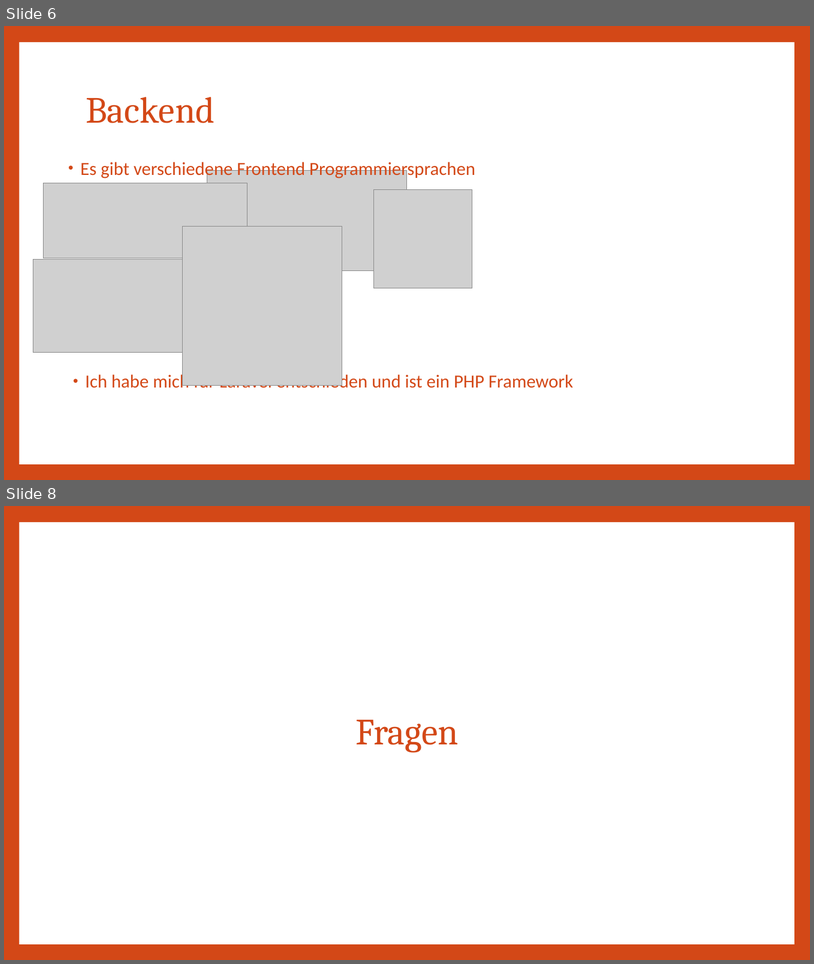
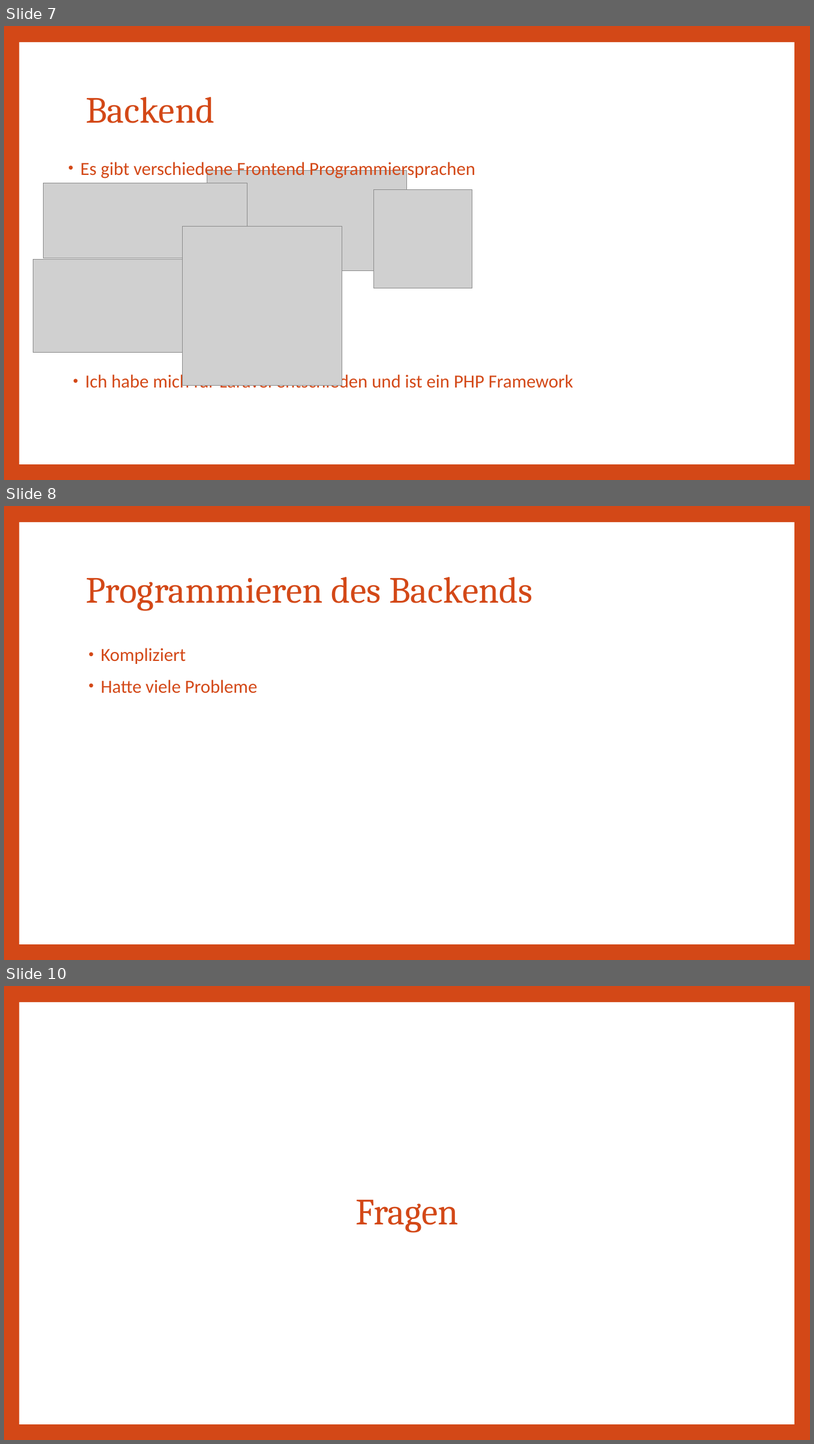
Before and after one commit to Lio396/AbgabeDossierProjekt, a slide deck: 04_Präsentation/VueJS_Laravel_website.pptx. Shown one above the other, each under a label of ours: slides 6 and 8 before the commit, slides 7, 8 and 10 after it; the slides between them are not shown. The pictures are 814x964 and 814x1444 pixels, drawn with LibreOffice and Linux fonts; fonts in the diff are those of the drawing; grey boxes stand for pictures. Boxes give left, top, right and bottom in pixels: in the first picture for what was removed or moved away, otherwise in the second. Text is boxed around its words. In the diff, an @@ line names an element or a change of style, - is before the commit and + after.

```diff
--- a/04_Präsentation/VueJS_Laravel_website.pptx
+++ b/04_Präsentation/VueJS_Laravel_website.pptx
@@ slide 8 added at (4,506,810,960), background #D34817; not listed: 1 template element that a slide beside it also shows @@
@@ title added at (86,577,533,611), 44 pt, text #D34817 @@
+Programmieren des Backends
@@ text added at (101,648,258,693), 22 pt, text #D34817 @@
+• Kompliziert
+• Hatte viele Probleme
@@ what was slide 6 is now slide 7 @@
@@ what was slide 8 is now slide 10 @@
```
Also in this commit, not shown: 2 slides changed, 1 other slide added, 16 other files.
